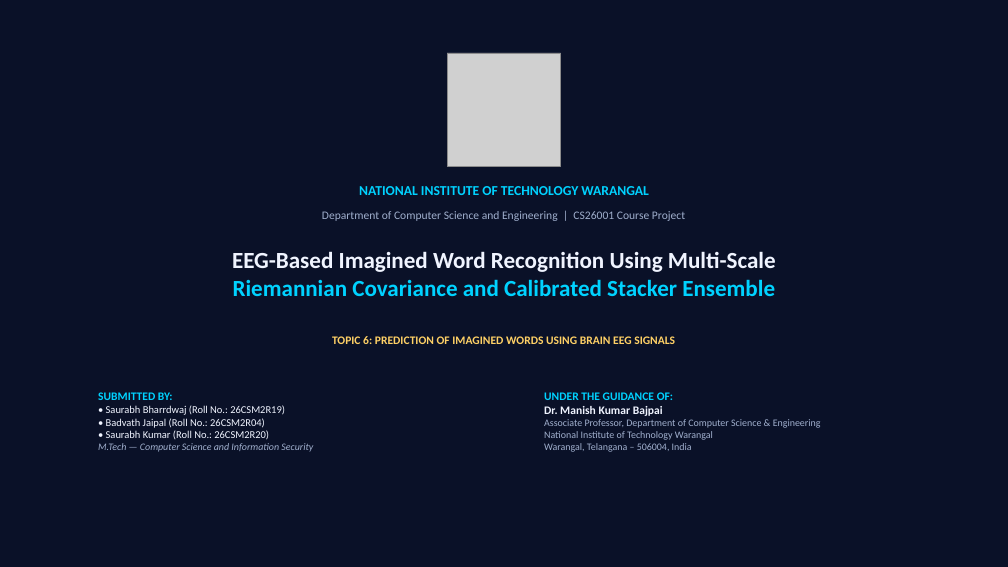
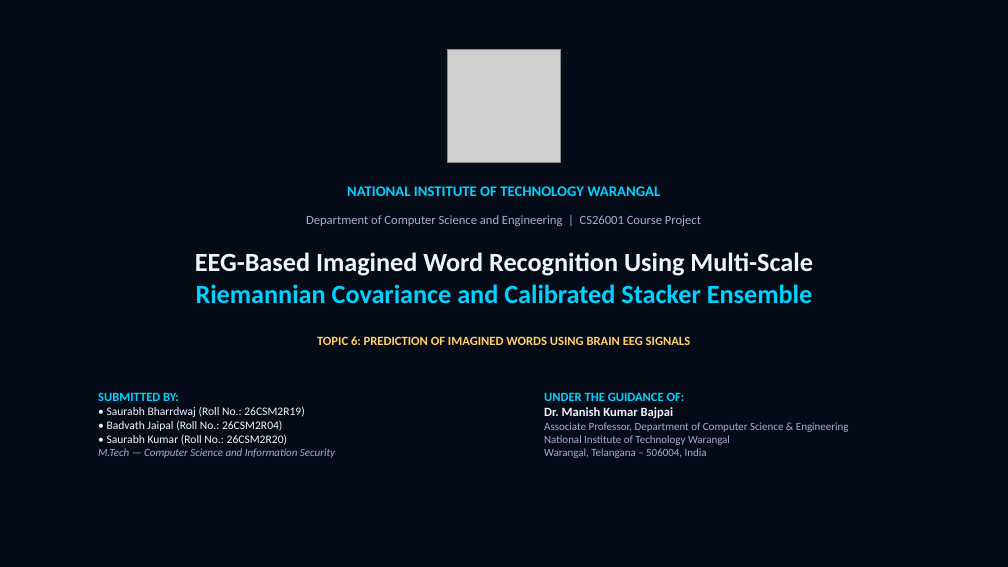
Before and after one commit to bharrdwajsaurabh-git/NITW-Topic6-EEG-Imagined-Words, a slide deck: slide 1 of NITW_Topic6_Presentation.pptx. Drawn at 1008x567 pixels with LibreOffice and Linux fonts; fonts in the diff are those of the drawing; grey boxes stand for pictures. Boxes give left, top, right and bottom in pixels: in the first picture for what was removed or moved away, otherwise in the second. Text is boxed around its words. In the diff, an @@ line names an element or a change of style, - is before the commit and + after.

```diff
--- a/NITW_Topic6_Presentation.pptx
+++ b/NITW_Topic6_Presentation.pptx
@@ background #0A1128 to #060B18 @@
@@ picture: place and size @@
-picture at bbox=[448, 53, 561, 166]
+picture at bbox=[448, 49, 561, 163]
@@ text "NATIONAL INSTITUTE OF TECHNOLOGY WARANGAL" at bbox=[347, 186, 660, 196]: size 13 to 14 pt @@
@@ text "Department of Computer Science and ..." at bbox=[306, 215, 701, 226]: size 11 to 12 pt @@
@@ text "EEG-Based Imagined Word Recognition Using ..." at bbox=[195, 252, 813, 303]: size 22 to 25 pt @@
@@ text "TOPIC 6: PREDICTION OF IMAGINED ..." at bbox=[317, 336, 690, 345]: size 11 to 12 pt @@
@@ text "SUBMITTED BY:" at bbox=[98, 392, 335, 458]: size 11 to 12 pt in "SUBMITTED BY:"; size 10 to 11 pt in "• Saurabh Bharrdwaj (Roll No.: 26CSM2R19)", "• Badvath Jaipal (Roll No.: 26CSM2R04)", "• Saurabh Kumar (Roll No.: 26CSM2R20)"; size 9.5 to 10.5 pt in "M.Tech — Computer Science and Information Security" @@
@@ text "UNDER THE GUIDANCE OF:" at bbox=[544, 392, 849, 458]: size 11 to 12 pt in "UNDER THE GUIDANCE OF:", "Dr. Manish Kumar Bajpai"; size 9.5 to 10.5 pt in "Associate Professor, Department of Computer Science & ..." @@
```
Also in this commit, not shown: 12 other slides changed, 6 slides added, 2 slides removed, 7 other files.
